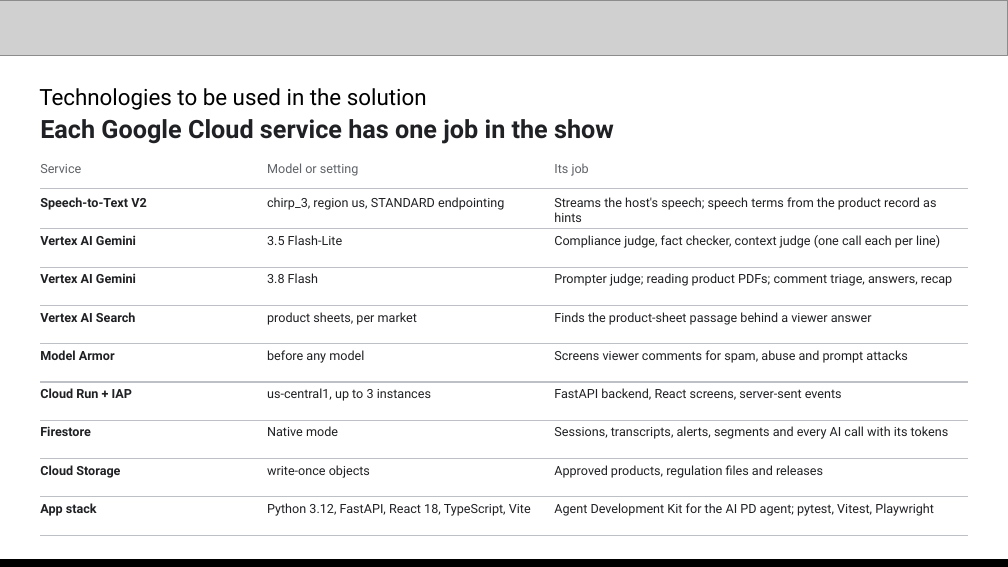
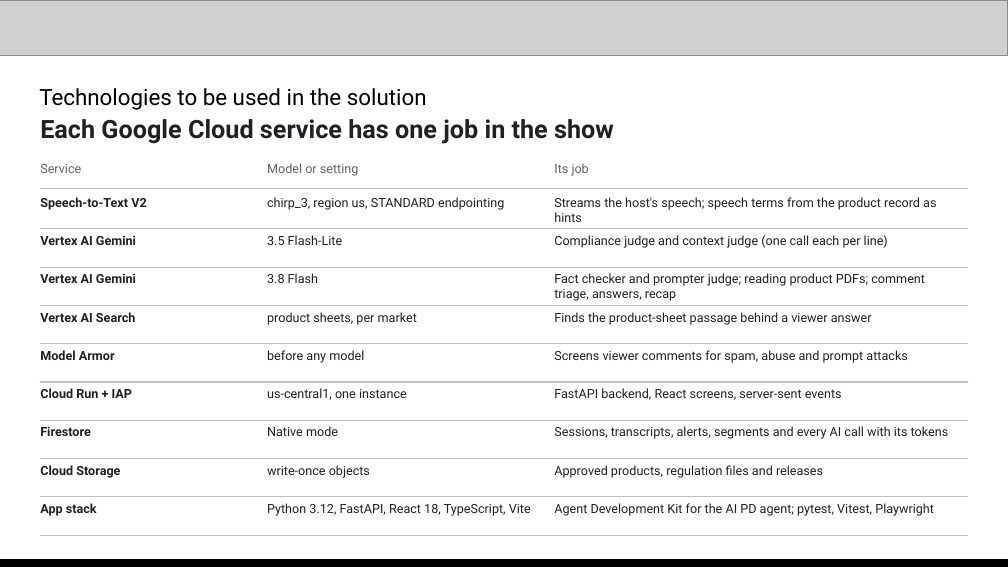
Before and after one commit to jwchoiKR/ai_builder_cup_uh, a slide deck: slide 8 of docs/decks/submission_1011.pptx. Drawn at 1008x567 pixels with LibreOffice and Linux fonts; fonts in the diff are those of the drawing; grey boxes stand for pictures. Boxes give left, top, right and bottom in pixels: in the first picture for what was removed or moved away, otherwise in the second. Text is boxed around its words. In the diff, an @@ line names an element or a change of style, - is before the commit and + after.

Commit message:
docs(decks): Update the submission deck to set 10 and 3.8 Flash
Performance slide on set 10 natural lines (96.3%, 0 false alerts,
judge call times), the fact checker on Gemini 3.8 Flash in the
architecture, technology and cost slides, one Cloud Run instance, and
the next steps after this round.

```diff
--- a/docs/decks/submission_1011.pptx
+++ b/docs/decks/submission_1011.pptx
@@ text at (554, 235, 888, 248): text changed @@
-Compliance judge, fact checker, context judge (one call each per line)
+Compliance judge and context judge (one call each per line)
@@ text at (554, 273, 925, 301): text changed @@
-Prompter judge; reading product PDFs; comment triage, answers, recap
+Fact checker and prompter judge; reading product PDFs; comment triage, answers, recap
@@ text at (267, 388, 407, 400): text changed @@
-us-central1, up to 3 instances
+us-central1, one instance
```
Also in this commit, not shown: 5 other slides changed, 1 other file.
